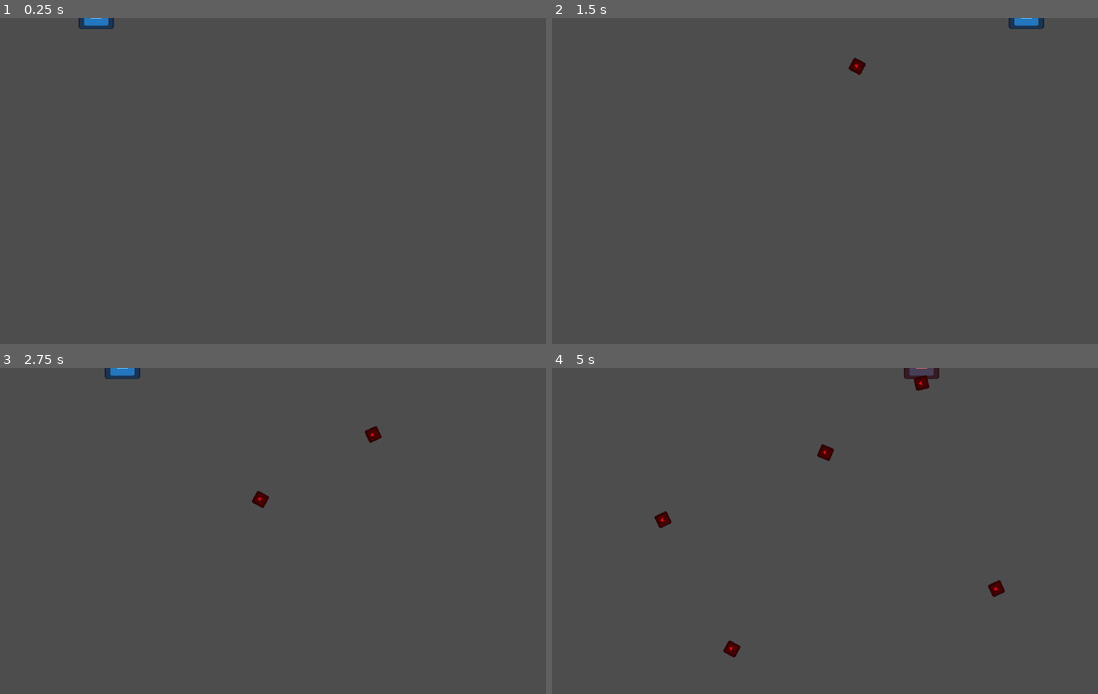
Above: before the commit, frames 1-4 (two rows, left to right).
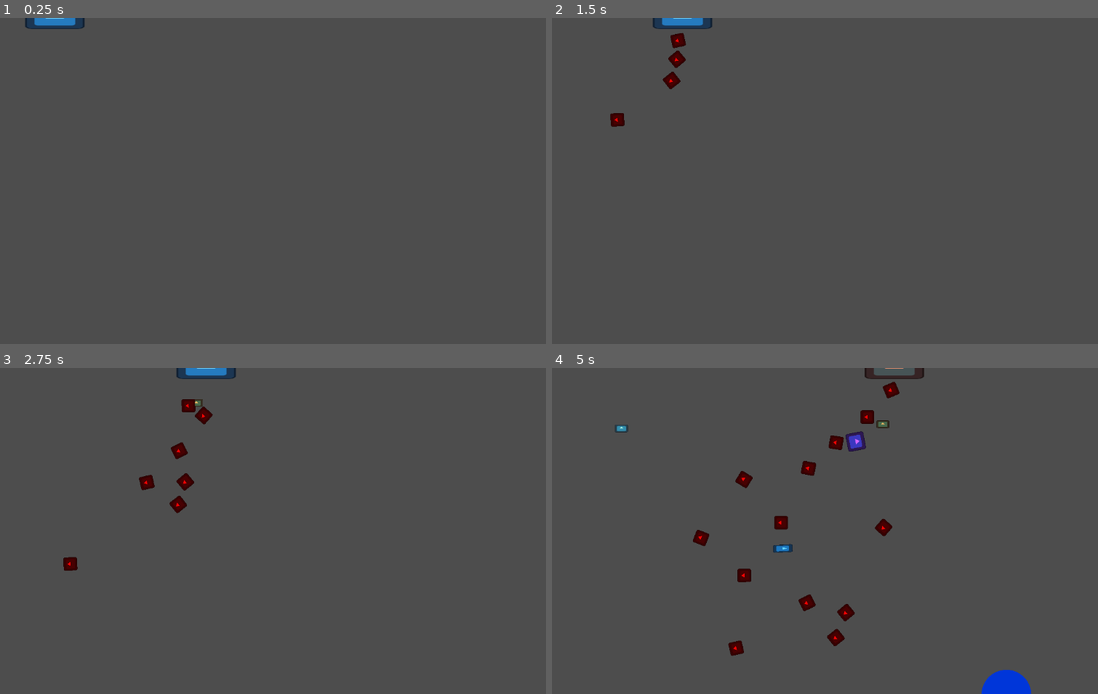
Above: after the commit, the same moments.

Repository: aceofknights/Missile-Game
Game: Godot game, scene res://Scene/boss_world5.tscn
Two runs of this game, one before a commit and one after it. Both use one fixed random seed, a clock stepped at 60 frames per second and the inputs below. This scene is started directly instead of the project's main scene. The engine's default icon, where the game draws it, is replaced by a stand-in: a white triangle on a blue panel in a dark square.
Inputs (mouse positions are in pixels of both pictures, inside the frame that each line leads up to):
- Up to frame 1 (0.25 s): no input
- Up to frame 2 (1.5 s): tap Enter at 0.5 s; move the mouse to (934, 164) at 0.52 s; tap R at 0.6, 1.35 s; click (934, 164) at 0.67 s; move the mouse to (693, 197) at 1.27 s; click (693, 197) at 1.42 s
- Up to frame 3 (2.75 s): move the mouse to (311, 459) at 2.02 s; tap R at 2.1 s; click (311, 459) at 2.17 s
- Up to frame 4 (5 s): move the mouse to (775, 596) at 2.77 s; tap R at 2.85, 3.6, 4.35 s; click (775, 596) at 2.92 s; move the mouse to (983, 579) at 3.52 s; click (983, 579) at 3.67 s; move the mouse to (633, 482) at 4.27 s; click (633, 482) at 4.42 s

The runs differ from the first frame. In frame 1, 0.5% of the frame differs, in the area x 4-21%, y 0-4%; in frame 2, 1.1%; in frame 3, 1.5%; in frame 4, 2.9%, in the area x 11-88%, y 0-100%.

Commit message:
Add World 5 Mothership final boss orchestration

Diff:
--- a/Scene/boss_world5.tscn
+++ b/Scene/boss_world5.tscn
@@ -1,40 +1,60 @@
-[gd_scene load_steps=7 format=3]
+[gd_scene load_steps=11 format=3]
 
-[ext_resource type="Script" path="res://Scripts/BossUfo.gd" id="1"]
+[ext_resource type="Script" path="res://Scripts/BossWorld5.gd" id="1"]
 [ext_resource type="PackedScene" uid="uid://g0r4peps31qo" path="res://Scene/explosion.tscn" id="2"]
 [ext_resource type="PackedScene" uid="uid://evjxma2qlnwx" path="res://Scene/enemy.tscn" id="3"]
 [ext_resource type="PackedScene" uid="uid://cvsqtfppxjfw0" path="res://Scene/scatter_missile.tscn" id="4"]
-[ext_resource type="Texture2D" uid="uid://uy57wpn2tav1" path="res://icon.svg" id="5"]
+[ext_resource type="PackedScene" uid="uid://dqofihdy7ehf8" path="res://Scene/emp_missile.tscn" id="5"]
+[ext_resource type="PackedScene" uid="uid://dvi5mtwyi0k1x" path="res://Scene/ion_missile.tscn" id="6"]
+[ext_resource type="PackedScene" path="res://Scene/boss_plane.tscn" id="7"]
+[ext_resource type="PackedScene" path="res://Scene/fighter_intercept_shot.tscn" id="8"]
+[ext_resource type="PackedScene" path="res://Scene/laser_weak_point.tscn" id="9"]
+[ext_resource type="Texture2D" uid="uid://uy57wpn2tav1" path="res://icon.svg" id="10"]
 
 [sub_resource type="CircleShape2D" id="1"]
-radius = 42.0
+radius = 62.0
 
-[node name="BossPlaceholder" type="Area2D"]
+[node name="BossMothership" type="Area2D"]
 script = ExtResource("1")
 explosion_scene = ExtResource("2")
 missile_scene = ExtResource("3")
 scatter_missile_scene = ExtResource("4")
+emp_missile_scene = ExtResource("5")
+ion_missile_scene = ExtResource("6")
+plane_scene = ExtResource("7")
+fighter_projectile_scene = ExtResource("8")
+laser_weak_point_scene = ExtResource("9")
 
 [node name="Sprite2D" type="Sprite2D" parent="."]
-modulate = Color(0.85, 0.85, 1, 1)
-scale = Vector2(0.55, 0.35)
-texture = ExtResource("5")
+modulate = Color(0.52, 0.88, 1, 1)
+scale = Vector2(0.92, 0.34)
+texture = ExtResource("10")
 
 [node name="CollisionShape2D" type="CollisionShape2D" parent="."]
 shape = SubResource("1")
 
+[node name="boss_health" type="Label" parent="."]
+offset_left = -112.0
+offset_top = -76.0
+offset_right = 119.0
+offset_bottom = -40.0
+
 [node name="ShieldTimer" type="Timer" parent="."]
 one_shot = true
-autostart = true
 
 [node name="MissileTimer" type="Timer" parent="."]
-autostart = true
-
-[node name="boss_health" type="Label" parent="."]
-offset_left = -20.0
-offset_top = -51.0
-offset_right = 20.0
-offset_bottom = -28.0
 
 [node name="ScatterTimer" type="Timer" parent="."]
+
+[node name="EmpTimer" type="Timer" parent="."]
+
+[node name="IonTimer" type="Timer" parent="."]
+
+[node name="FighterSpawnTimer" type="Timer" parent="."]
+
+[node name="BomberSpawnTimer" type="Timer" parent="."]
+
+[node name="LaserTimer" type="Timer" parent="."]
+
+[node name="LaserChargeTimer" type="Timer" parent="."]
 one_shot = true
--- /dev/null
+++ b/Scene/laser_weak_point.tscn
@@ -0,0 +1,25 @@
+[gd_scene load_steps=4 format=3]
+
+[ext_resource type="Script" path="res://Scripts/LaserWeakPoint.gd" id="1"]
+[ext_resource type="Texture2D" uid="uid://uy57wpn2tav1" path="res://icon.svg" id="2"]
+
+[sub_resource type="CircleShape2D" id="1"]
+radius = 16.0
+
+[node name="LaserWeakPoint" type="Area2D"]
+script = ExtResource("1")
+
+[node name="Sprite2D" type="Sprite2D" parent="."]
+modulate = Color(1, 0.25, 0.2, 1)
+scale = Vector2(0.24, 0.24)
+texture = ExtResource("2")
+
+[node name="CollisionShape2D" type="CollisionShape2D" parent="."]
+shape = SubResource("1")
+
+[node name="HPLabel" type="Label" parent="."]
+offset_left = -32.0
+offset_top = -34.0
+offset_right = 36.0
+offset_bottom = -11.0
+horizontal_alignment = 1
--- /dev/null
+++ b/Scripts/BossWorld5.gd
@@ -0,0 +1,535 @@
+extends Area2D
+
+signal enemy_died
+signal boss_defeated
+signal laser_charge_started(duration: float, target_name: String)
+signal laser_fired(target_name: String)
+
+@export var explosion_scene: PackedScene
+@export var missile_scene: PackedScene
+@export var scatter_missile_scene: PackedScene
+@export var emp_missile_scene: PackedScene
+@export var ion_missile_scene: PackedScene
+@export var plane_scene: PackedScene
+@export var fighter_projectile_scene: PackedScene
+@export var laser_weak_point_scene: PackedScene
+
+# Core boss tuning
+@export var max_health := 10
+@export var move_speed := 120.0
+@export var phase_health_thresholds: Array[int] = [8, 5, 2]
+
+# Shield windows (per phase)
+@export var shield_up_by_phase: Array[float] = [3.2, 2.6, 2.2, 1.5]
+@export var shield_down_by_phase: Array[float] = [2.1, 1.7, 1.3, 0.9]
+
+# Generic missiles
+@export var normal_missile_interval_by_phase: Array[float] = [1.1, 0.9, 0.75, 0.58]
+
+# Scatter missiles
+@export var scatter_interval_by_phase: Array[float] = [4.2, 3.0, 2.4, 1.9]
+@export var scatter_split_delay: float = 0.95
+@export var scatter_spread_offset_3: float = 140.0
+@export var scatter_spread_offset_5: float = 210.0
+
+# EMP volleys
+@export var emp_interval_by_phase: Array[float] = [7.5, 5.8, 4.5, 3.6]
+
+# Ion missiles / zones
+@export var ion_interval_by_phase: Array[float] = [8.2, 5.4, 4.2, 3.2]
+@export var ion_zone_duration_by_phase: Array[float] = [4.5, 5.5, 6.0, 6.5]
+@export var ion_zone_radius_by_phase: Array[float] = [105.0, 120.0, 135.0, 150.0]
+@export var ion_player_slow_by_phase: Array[float] = [0.65, 0.55, 0.48, 0.42]
+@export var ion_enemy_boost_by_phase: Array[float] = [1.28, 1.38, 1.5, 1.62]
+@export var ion_max_active_zones_by_phase: Array[int] = [1, 1, 2, 3]
+
+# Carrier behavior reuse
+@export var fighter_spawn_interval_by_phase: Array[float] = [4.2, 3.0, 2.25, 1.8]
+@export var bomber_spawn_interval_by_phase: Array[float] = [5.2, 3.8, 2.8, 2.2]
+@export var max_fighters_by_phase: Array[int] = [2, 3, 4, 5]
+@export var max_bombers_by_phase: Array[int] = [1, 2, 3, 4]
+
+# Signature laser
+@export var laser_unlock_phase := 3
+@export var laser_base_interval_by_phase: Array[float] = [999.0, 999.0, 13.0, 9.0]
+@export var laser_charge_duration_by_phase: Array[float] = [3.2, 2.8, 2.4, 1.8]
+@export var laser_weak_point_hp_by_phase: Array[int] = [2, 3, 4, 5]
+@export var laser_target_cannons_weight := 0.6
+@export var boss_invulnerable_during_laser_charge := true
+
+@onready var sprite: Sprite2D = $Sprite2D
+@onready var boss_health_label: Label = $boss_health
+@onready var shield_timer: Timer = $ShieldTimer
+@onready var missile_timer: Timer = $MissileTimer
+@onready var scatter_timer: Timer = $ScatterTimer
+@onready var emp_timer: Timer = $EmpTimer
+@onready var ion_timer: Timer = $IonTimer
+@onready var fighter_timer: Timer = $FighterSpawnTimer
+@onready var bomber_timer: Timer = $BomberSpawnTimer
+@onready var laser_timer: Timer = $LaserTimer
+@onready var laser_charge_timer: Timer = $LaserChargeTimer
+
+var health := 10
+var move_direction := 1.0
+var shield_active := true
+var hit_used_this_down_window := false
+var is_dead := false
+
+var fighters: Array[Area2D] = []
+var bombers: Array[Area2D] = []
+
+var laser_charge_active := false
+var laser_interrupted := false
+var laser_target: Node2D = null
+var laser_weak_point: Area2D = null
+
+
+func _ready() -> void:
+	health = max_health
+	add_to_group("enemy")
+	monitoring = true
+	monitorable = true
+	area_entered.connect(_on_area_entered)
+
+	shield_timer.timeout.connect(_on_shield_timer_timeout)
+	missile_timer.timeout.connect(_on_missile_timer_timeout)
+	scatter_timer.timeout.connect(_on_scatter_timer_timeout)
+	emp_timer.timeout.connect(_on_emp_timer_timeout)
+	ion_timer.timeout.connect(_on_ion_timer_timeout)
+	fighter_timer.timeout.connect(_on_fighter_timer_timeout)
+	bomber_timer.timeout.connect(_on_bomber_timer_timeout)
+	laser_timer.timeout.connect(_on_laser_timer_timeout)
+	laser_charge_timer.timeout.connect(_on_laser_charge_timer_timeout)
+
+	_apply_phase_tuning(true)
+	_update_visuals()
+	_update_label()
+
+
+func _process(delta: float) -> void:
+	if is_dead:
+		return
+
+	_update_linear_movement(delta)
+	_prune_planes()
+	_update_label()
+
+	if laser_charge_active and is_instance_valid(laser_weak_point):
+		laser_weak_point.global_position = global_position + Vector2(0, 58)
+
+
+func _on_area_entered(area: Area2D) -> void:
+	if area.name != "Projectile":
+		return
+	area.queue_free()
+	die(false)
+
+
+func die(no_reward := false) -> void:
+	if is_dead:
+		return
+	if shield_active:
+		return
+	if laser_charge_active and boss_invulnerable_during_laser_charge:
+		return
+	if hit_used_this_down_window:
+		return
+
+	hit_used_this_down_window = true
+	health -= 1
+	if health <= 0:
+		_die_for_real(no_reward)
+		return
+
+	_apply_phase_tuning(false)
+	_update_visuals()
+	_update_label()
+
+
+func _die_for_real(no_reward := false) -> void:
+	if is_dead:
+		return
+	is_dead = true
+
+	for t in [shield_timer, missile_timer, scatter_timer, emp_timer, ion_timer, fighter_timer, bomber_timer, laser_timer, laser_charge_timer]:
+		t.stop()
+
+	_cleanup_laser_state()
+	for fighter in fighters:
+		if is_instance_valid(fighter):
+			fighter.queue_free()
+	for bomber in bombers:
+		if is_instance_valid(bomber):
+			bomber.queue_free()
+	fighters.clear()
+	bombers.clear()
+
+	if not no_reward:
+		GameManager.add_resources(30)
+
+	if explosion_scene:
+		var explosion = explosion_scene.instantiate()
+		explosion.global_position = global_position
+		explosion.gives_reward = false
+		_add_to_scene(explosion)
+
+	emit_signal("boss_defeated")
+	emit_signal("enemy_died")
+	queue_free()
+
+
+func _phase_index() -> int:
+	if health > phase_health_thresholds[0]:
+		return 0
+	if health > phase_health_thresholds[1]:
+		return 1
+	if health > phase_health_thresholds[2]:
+		return 2
+	return 3
+
+
+# Central phase scheduler/orchestration.
+func _apply_phase_tuning(force_restart_timers: bool) -> void:
+	var p := _phase_index()
+
+	if not laser_charge_active:
+		shield_timer.wait_time = _phase_value_float(shield_up_by_phase, p)
+		if force_restart_timers or shield_timer.is_stopped():
+			shield_active = true
+			hit_used_this_down_window = false
+			shield_timer.start()
+
+	missile_timer.wait_time = _phase_value_float(normal_missile_interval_by_phase, p)
+	scatter_timer.wait_time = _phase_value_float(scatter_interval_by_phase, p)
+	emp_timer.wait_time = _phase_value_float(emp_interval_by_phase, p)
+	ion_timer.wait_time = _phase_value_float(ion_interval_by_phase, p)
+	fighter_timer.wait_time = _phase_value_float(fighter_spawn_interval_by_phase, p)
+	bomber_timer.wait_time = _phase_value_float(bomber_spawn_interval_by_phase, p)
+
+	if force_restart_timers:
+		missile_timer.start(randf_range(0.2, missile_timer.wait_time))
+		scatter_timer.start(randf_range(0.8, scatter_timer.wait_time))
+		emp_timer.start(randf_range(1.2, emp_timer.wait_time))
+		ion_timer.start(randf_range(1.4, ion_timer.wait_time))
+		fighter_timer.start(randf_range(0.6, fighter_timer.wait_time))
+		bomber_timer.start(randf_range(0.9, bomber_timer.wait_time))
+
+	if p + 1 >= laser_unlock_phase:
+		laser_timer.wait_time = _phase_value_float(laser_base_interval_by_phase, p)
+		if force_restart_timers or laser_timer.is_stopped():
+			laser_timer.start(randf_range(1.4, laser_timer.wait_time))
+	else:
+		laser_timer.stop()
+
+
+func _update_linear_movement(delta: float) -> void:
+	var viewport := get_viewport_rect().size
+	global_position.x += move_direction * move_speed * delta
+	if global_position.x < 150.0:
+		global_position.x = 150.0
+		move_direction = 1.0
+	elif global_position.x > viewport.x - 150.0:
+		global_position.x = viewport.x - 150.0
+		move_direction = -1.0
+
+
+func _on_shield_timer_timeout() -> void:
+	if is_dead or laser_charge_active:
+		return
+	var p := _phase_index()
+	if shield_active:
+		shield_active = false
+		hit_used_this_down_window = false
+		shield_timer.wait_time = _phase_value_float(shield_down_by_phase, p)
+	else:
+		shield_active = true
+		shield_timer.wait_time = _phase_value_float(shield_up_by_phase, p)
+	shield_timer.start()
+	_update_visuals()
+
+
+func _on_missile_timer_timeout() -> void:
+	if is_dead:
+		return
+	_spawn_targeted_missile(missile_scene, global_position + Vector2(0, 30))
+
+
+# Reuses existing scatter missile scene; phase determines split count.
+func _on_scatter_timer_timeout() -> void:
+	if is_dead or scatter_missile_scene == null:
+		return
+
+	var scatter = scatter_missile_scene.instantiate()
+	GameManager.enemies_alive += 1
+	scatter.connect("enemy_died", Callable(GameManager, "_on_enemy_died"))
+
+	var p := _phase_index()
+	var splits := 3 if p == 0 else 5
+	scatter.split_delay = scatter_split_delay
+	scatter.split_offsets = _build_scatter_offsets(splits)
+
+	var viewport := get_viewport_rect().size
+	var target := Vector2(randf_range(100.0, viewport.x - 100.0), viewport.y)
+	scatter.global_position = global_position + Vector2(0, 34)
+	scatter.velocity = (target - scatter.global_position).normalized()
+	_add_to_scene(scatter)
+
+
+# Reuses shared EMP helpers and targets every active cannon in one synchronized volley.
+func _on_emp_timer_timeout() -> void:
+	if is_dead:
+		return
+	var active_cannons := EmpAttackUtils.get_active_cannons(get_tree())
+	if active_cannons.is_empty():
+		return
+	EmpAttackUtils.spawn_emp_volley(
+		self,
+		emp_missile_scene,
+		global_position + Vector2(0, 28),
+		active_cannons,
+		Callable(GameManager, "_on_enemy_died")
+	)
+
+
+# Reuses ion missile + ion zone and tunes zone pressure by phase.
+func _on_ion_timer_timeout() -> void:
+	if is_dead or ion_missile_scene == null:
+		return
+
+	var p := _phase_index()
+	if IonHazardController.get_active_zone_count() >= _phase_value_int(ion_max_active_zones_by_phase, p):
+		return
+
+	var missile = ion_missile_scene.instantiate()
+	GameManager.enemies_alive += 1
+	missile.connect("enemy_died", Callable(GameManager, "_on_enemy_died"))
+	missile.ion_zone_duration = _phase_value_float(ion_zone_duration_by_phase, p)
+	missile.ion_zone_radius = _phase_value_float(ion_zone_radius_by_phase, p)
+	missile.max_active_zones = _phase_value_int(ion_max_active_zones_by_phase, p)
+	missile.zone_player_projectile_speed_multiplier = _phase_value_float(ion_player_slow_by_phase, p)
+	missile.zone_enemy_missile_speed_multiplier = _phase_value_float(ion_enemy_boost_by_phase, p)
+
+	var viewport := get_viewport_rect().size
+	var target := Vector2(randf_range(140.0, viewport.x - 140.0), viewport.y)
+	missile.global_position = global_position + Vector2(0, 32)
+	missile.velocity = (target - missile.global_position).normalized()
+	_add_to_scene(missile)
+
+
+func _on_fighter_timer_timeout() -> void:
+	_spawn_plane_if_possible("fighter")
+
+
+func _on_bomber_timer_timeout() -> void:
+	_spawn_plane_if_possible("bomber")
+
+
+func _spawn_plane_if_possible(role: String) -> void:
+	if is_dead or plane_scene == null:
+		return
+
+	_prune_planes()
+	var p := _phase_index()
+	if role == "fighter":
+		if fighters.size() >= _phase_value_int(max_fighters_by_phase, p):
+			return
+	else:
+		if bombers.size() >= _phase_value_int(max_bombers_by_phase, p):
+			return
+
+	var plane = plane_scene.instantiate()
+	plane.role = role
+	plane.missile_scene = missile_scene
+	plane.explosion_scene = explosion_scene
+	plane.fighter_projectile_scene = fighter_projectile_scene
+	plane.global_position = global_position + Vector2(randf_range(-180.0, 180.0), randf_range(-25.0, 42.0))
+	plane.direction = Vector2(signf(randf() - 0.5), randf_range(-0.28, 0.28)).normalized()
+	plane.plane_removed.connect(_on_plane_removed)
+	plane.set_speed_multiplier(1.0 + (0.12 * p))
+	_add_to_scene(plane)
+
+	if role == "fighter":
+		fighters.append(plane)
+	else:
+		bombers.append(plane)
+
+
+# Signature attack orchestration: drops shield, exposes weak point, and fires a permanent-destruction beam unless interrupted.
+func _on_laser_timer_timeout() -> void:
+	if is_dead or laser_charge_active:
+		return
+
+	laser_target = _choose_laser_target()
+	if laser_target == null:
+		return
+
+	laser_charge_active = true
+	laser_interrupted = false
+	shield_active = false
+	hit_used_this_down_window = false
+	_update_visuals()
+
+	_spawn_laser_weak_point()
+
+	var p := _phase_index()
+	var charge_duration := _phase_value_float(laser_charge_duration_by_phase, p)
+	emit_signal("laser_charge_started", charge_duration, laser_target.name)
+	laser_charge_timer.start(charge_duration)
+
+
+func _spawn_laser_weak_point() -> void:
+	_cleanup_laser_weak_point()
+	if laser_weak_point_scene == null:
+		return
+	laser_weak_point = laser_weak_point_scene.instantiate()
+	var p := _phase_index()
+	laser_weak_point.max_hp = _phase_value_int(laser_weak_point_hp_by_phase, p)
+	laser_weak_point.global_position = global_position + Vector2(0, 58)
+	laser_weak_point.weak_point_destroyed.connect(_on_laser_weak_point_destroyed)
+	_add_to_scene(laser_weak_point)
+
+
+func _on_laser_weak_point_destroyed() -> void:
+	if not laser_charge_active:
+		return
+	laser_interrupted = true
+	_cleanup_laser_state()
+
+
+func _on_laser_charge_timer_timeout() -> void:
+	if is_dead:
+		return
+
+	if laser_interrupted:
+		return
+
+	if is_instance_valid(laser_target):
+		if laser_target.has_method("destroy_permanently"):
+			laser_target.destroy_permanently()
+		elif laser_target.has_method("die"):
+			laser_target.call_deferred("die")
+		emit_signal("laser_fired", laser_target.name)
+
+	_cleanup_laser_state()
+
+
+func _cleanup_laser_state() -> void:
+	laser_charge_timer.stop()
+	_cleanup_laser_weak_point()
+	laser_charge_active = false
+	laser_interrupted = false
+	laser_target = null
+
+	if is_dead:
+		return
+
+	shield_active = true
+	hit_used_this_down_window = false
+	shield_timer.wait_time = _phase_value_float(shield_up_by_phase, _phase_index())
+	shield_timer.start()
+	_update_visuals()
+
+
+func _cleanup_laser_weak_point() -> void:
+	if is_instance_valid(laser_weak_point):
+		laser_weak_point.queue_free()
+	laser_weak_point = null
+
+
+func _choose_laser_target() -> Node2D:
+	var cannon_targets: Array = []
+	for cannon in get_tree().get_nodes_in_group("cannon"):
+		if cannon == null:
+			continue
+		if cannon.has_method("is_destroyed") and cannon.is_destroyed():
+			continue
+		if cannon.has_method("_can_operate") and not cannon._can_operate():
+			continue
+		cannon_targets.append(cannon)
+
+	var building_targets: Array = []
+	for building in get_tree().get_nodes_in_group("building"):
+		if building == null:
+			continue
+		if building.has_method("is_destroyed") and building.is_destroyed():
+			continue
+		building_targets.append(building)
+
+	var prefer_cannon := randf() < laser_target_cannons_weight
+	if prefer_cannon and not cannon_targets.is_empty():
+		return cannon_targets[randi() % cannon_targets.size()]
+	if not prefer_cannon and not building_targets.is_empty():
+		return building_targets[randi() % building_targets.size()]
+	if not cannon_targets.is_empty():
+		return cannon_targets[randi() % cannon_targets.size()]
+	if not building_targets.is_empty():
+		return building_targets[randi() % building_targets.size()]
+	return null
+
+
+func _build_scatter_offsets(split_count: int) -> Array[float]:
+	if split_count <= 3:
+		return [-scatter_spread_offset_3, 0.0, scatter_spread_offset_3]
+	return [
+		-scatter_spread_offset_5,
+		-scatter_spread_offset_3,
+		0.0,
+		scatter_spread_offset_3,
+		scatter_spread_offset_5
+	]
+
+
+func _spawn_targeted_missile(scene: PackedScene, spawn_pos: Vector2) -> void:
+	if scene == null:
+		return
+	var missile = scene.instantiate()
+	GameManager.enemies_alive += 1
+	missile.connect("enemy_died", Callable(GameManager, "_on_enemy_died"))
+	var viewport := get_viewport_rect().size
+	var target := Vector2(randf_range(40.0, viewport.x - 40.0), viewport.y)
+	missile.global_position = spawn_pos
+	missile.velocity = (target - spawn_pos).normalized()
+	_add_to_scene(missile)
+
+
+func _on_plane_removed(plane: Area2D) -> void:
+	fighters.erase(plane)
+	bombers.erase(plane)
+
+
+func _prune_planes() -> void:
+	fighters = fighters.filter(func(p): return is_instance_valid(p))
+	bombers = bombers.filter(func(p): return is_instance_valid(p))
+
+
+func _update_visuals() -> void:
+	if laser_charge_active:
+		sprite.modulate = Color(1.0, 0.22, 0.2, 1.0)
+	elif shield_active:
+		sprite.modulate = Color(0.52, 0.88, 1.0, 1.0)
+	else:
+		sprite.modulate = Color(1.0, 0.6, 0.45, 1.0)
+
+
+func _update_label() -> void:
+	boss_health_label.text = "Mothership HP %d  P%d" % [health, _phase_index() + 1]
+
+
+func _phase_value_float(values: Array[float], phase: int) -> float:
+	if values.is_empty():
+		return 1.0
+	return values[clampi(phase, 0, values.size() - 1)]
+
+
+func _phase_value_int(values: Array[int], phase: int) -> int:
+	if values.is_empty():
+		return 1
+	return values[clampi(phase, 0, values.size() - 1)]
+
+
+func _add_to_scene(node: Node) -> void:
+	var parent := get_parent()
+	if is_instance_valid(parent):
+		parent.add_child(node)
+	else:
+		get_tree().root.add_child(node)
--- a/Scripts/Cannon.gd
+++ b/Scripts/Cannon.gd
@@ -9,6 +9,7 @@
 var emp_disabled_remaining := 0.0
 var jam_end_time: float = 0.0
 var jam_misfire_radius: float = 0.0
+var permanently_destroyed: bool = false
 
 @onready var ammo_label: Label = $AmmoLabel
 @onready var fire_rate_bar: ProgressBar = $FireRateBar
@@ -212,6 +213,8 @@
 
 
 func repair() -> void:
+	if permanently_destroyed:
+		return
 	GameManager.set_cannon_unlocked(cannon_id, true)
 	GameManager.set_cannon_current_ammo(cannon_id, GameManager.get_cannon_starting_ammo(cannon_id))
 	cooldown = 0.0
@@ -219,3 +222,8 @@
 	emp_disabled_remaining = 0.0
 	clear_targeting_jam()
 	_refresh_visibility_state()
+
+
+func destroy_permanently() -> void:
+	permanently_destroyed = true
+	die()
--- a/Scripts/IonHazardController.gd
+++ b/Scripts/IonHazardController.gd
@@ -6,9 +6,15 @@
 	return Engine.get_main_loop() as SceneTree
 
 
+static func get_active_zone_count() -> int:
+	var tree := _tree()
+	if tree == null:
+		return 0
+	return tree.get_nodes_in_group("ion_zone").size()
+
+
 static func has_active_zone() -> bool:
-	var tree := _tree()
-	return tree != null and tree.get_nodes_in_group("ion_zone").size() > 0
+	return get_active_zone_count() > 0
 
 
 static func has_active_ion_missile() -> bool:
@@ -20,5 +26,5 @@
 	return not has_active_zone() and not has_active_ion_missile()
 
 
-static func can_spawn_zone() -> bool:
-	return not has_active_zone()
+static func can_spawn_zone(max_active_zones: int = 1) -> bool:
+	return get_active_zone_count() < max(1, max_active_zones)
--- /dev/null
+++ b/Scripts/LaserWeakPoint.gd
@@ -0,0 +1,37 @@
+extends Area2D
+
+signal weak_point_destroyed
+
+@export var max_hp: int = 3
+
+@onready var hp_label: Label = $HPLabel
+
+var current_hp: int = 0
+var destroyed: bool = false
+
+
+func _ready() -> void:
+	current_hp = max(1, max_hp)
+	monitoring = true
+	monitorable = true
+	area_entered.connect(_on_area_entered)
+	_update_label()
+
+
+func _on_area_entered(area: Area2D) -> void:
+	if destroyed:
+		return
+	if area.name != "Projectile":
+		return
+	area.queue_free()
+	current_hp -= 1
+	_update_label()
+	if current_hp <= 0:
+		destroyed = true
+		emit_signal("weak_point_destroyed")
+		queue_free()
+
+
+func _update_label() -> void:
+	if hp_label:
+		hp_label.text = "Laser %d" % current_hp
--- a/Scripts/building.gd
+++ b/Scripts/building.gd
@@ -1,6 +1,7 @@
 extends Area2D
 
 var destroyed := false
+var permanently_destroyed := false
 @onready var sprite: Sprite2D = $Sprite2D
 @onready var repair_label: Label = get_node_or_null("RepairLabel") as Label
 
@@ -68,7 +69,14 @@
 
 
 func repair() -> void:
+	if permanently_destroyed:
+		return
 	destroyed = false
 	monitoring = true
 	monitorable = true
 	_update_visual_state()
+
+
+func destroy_permanently() -> void:
+	permanently_destroyed = true
+	die()
--- a/Scripts/ion_missile.gd
+++ b/Scripts/ion_missile.gd
@@ -6,6 +6,9 @@
 @export var ion_zone_scene: PackedScene
 @export var ion_zone_duration: float = 5.0
 @export var ion_zone_radius: float = 120.0
+@export var max_active_zones: int = 1
+@export var zone_player_projectile_speed_multiplier: float = 0.55
+@export var zone_enemy_missile_speed_multiplier: float = 1.4
 @export var explode_height_ratio_min: float = 0.45
 @export var explode_height_ratio_max: float = 0.65
 
@@ -70,11 +73,13 @@
 func _spawn_ion_zone_if_possible() -> void:
 	if ion_zone_scene == null:
 		return
-	if not IonHazardController.can_spawn_zone():
+	if not IonHazardController.can_spawn_zone(max_active_zones):
 		return
 
 	var zone = ion_zone_scene.instantiate()
 	zone.global_position = global_position
 	zone.duration = ion_zone_duration
 	zone.radius = ion_zone_radius
+	zone.player_projectile_speed_multiplier = zone_player_projectile_speed_multiplier
+	zone.enemy_missile_speed_multiplier = zone_enemy_missile_speed_multiplier
 	get_tree().current_scene.add_child(zone)
